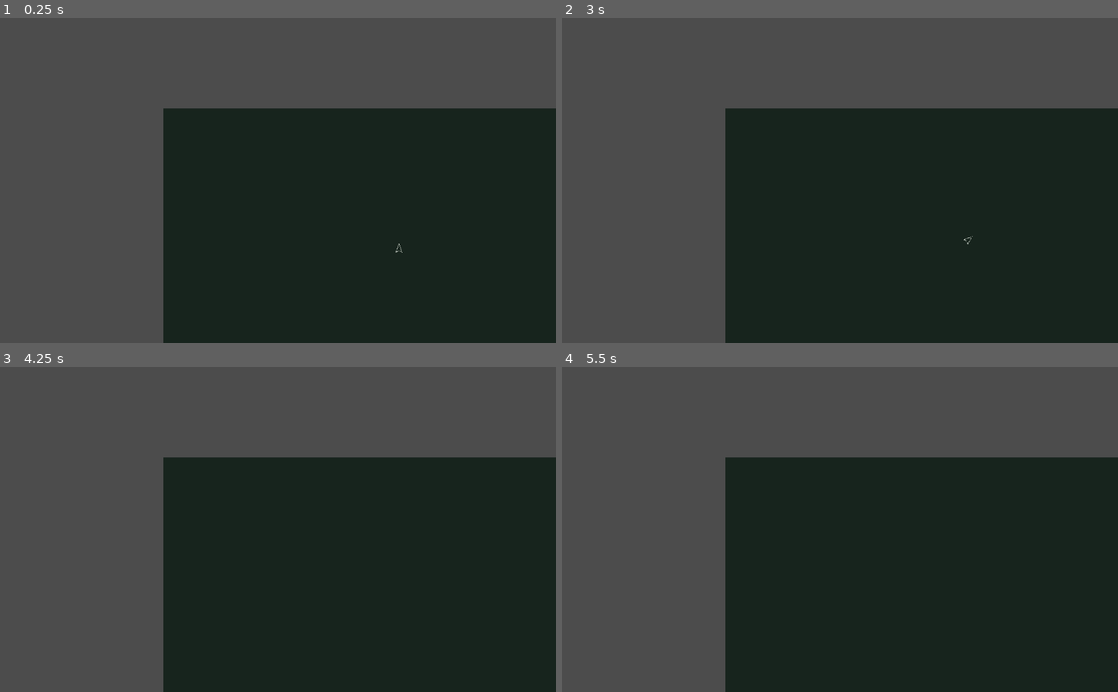
Above: before the commit, frames 1-4 (two rows, left to right).
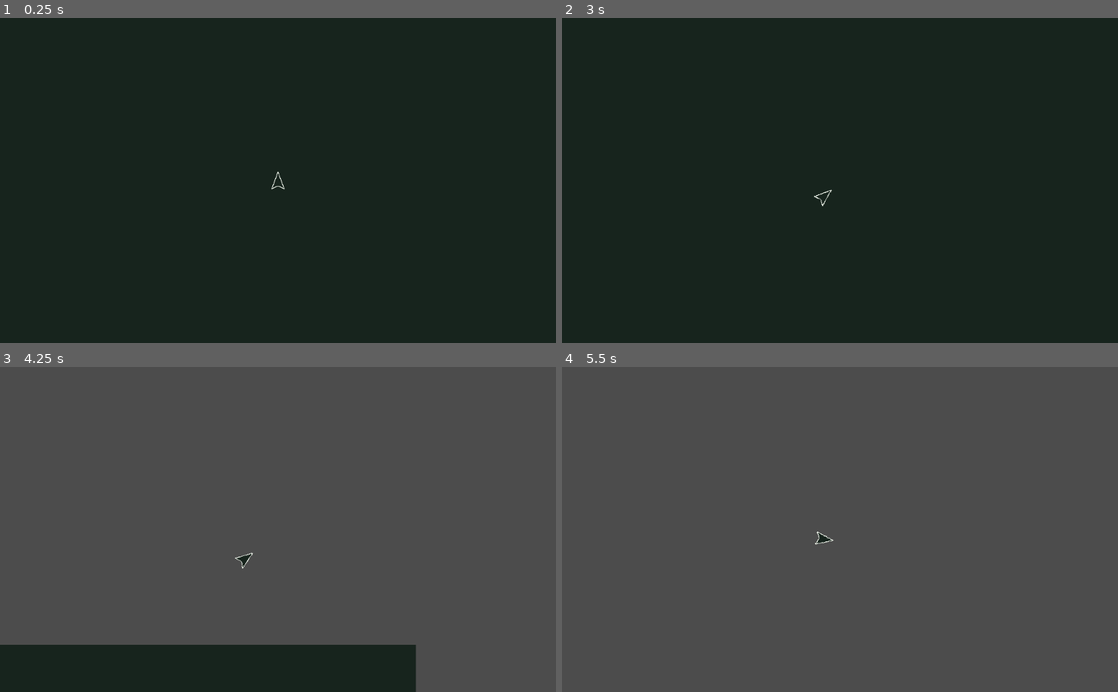
Above: after the commit, the same moments.

Repository: DeanBolte/gstroid
Game: Godot game, scene res://scenes/Sample1.tscn
Two runs of this game, one before a commit and one after it. Both use one fixed random seed, a clock stepped at 60 frames per second and the inputs below.
Inputs:
- Up to frame 1 (0.25 s): no input
- Up to frame 2 (3 s): tap Enter at 0.5 s; hold D (turn_right) 0.53-1.28 s; hold Down (look_down, bound only after the commit) 0.53-1.28 s; tap Left (look_left, bound only after the commit) at 0.8, 1.35 s; tap Space (boost) at 1.25 s; hold A (turn_left) 1.28-2.03 s; tap Right (look_right, bound only after the commit) at 1.55 s; hold D (turn_right) 2.03-2.78 s; hold Right (look_right, bound only after the commit) 2.03-2.78 s; tap Up (look_up, bound only after the commit) at 2.3, 2.85 s; hold W (accelerate) from 2.78 s (still down)
- Up to frame 3 (4.25 s): tap Down (look_down, bound only after the commit) at 3.05 s; release W (accelerate) at 3.53 s; hold A (turn_left) from 3.53 s (still down); hold Space (boost) from 3.53 s (still down); tap Left (look_left, bound only after the commit) at 3.8 s
- Up to frame 4 (5.5 s): keep holding A (turn_left); release Space (boost) at 4.28 s; tap S (decelerate) at 4.35 s; tap Right (look_right, bound only after the commit) at 4.55 s; hold Shift (match_velocity) from 5.03 s (still down); tap Up (look_up, bound only after the commit) at 5.3 s

The runs differ from the first frame. In frame 1, 49% of the frame differs, in the area x 0-100%, y 0-100%; in frame 2, 49%; in frame 3, 49%; in frame 4, 51%, in the area x 29-100%, y 27-100%.

Commit message:
added camera movement and player camera interactions

Diff:
--- /dev/null
+++ b/player/PlayerCamera.gd
@@ -0,0 +1,33 @@
+extends Camera2D
+
+export (NodePath) var POSITION_PATH
+export (NodePath) var PLAYER_PATH
+export var VELOCITY_MODIFIER = 0.1
+export var LOOK_DISTANCE = 250
+
+onready var TargetNode = get_node(POSITION_PATH)
+onready var PlayerNode = get_node(PLAYER_PATH)
+
+var target_position = Vector2.ZERO
+
+func _physics_process(delta):
+	# track current position
+	target_position = TargetNode.global_position
+
+	# take input
+	var hmove = Input.get_action_strength("look_right") - Input.get_action_strength("look_left")
+	var vmove = Input.get_action_strength("look_down") - Input.get_action_strength("look_up")
+
+	# player controlled camera viewing around the ship
+	# i want this to be controlled by an analogue thumbstick, would look a lot better with an analogue system
+	# would be possible to do this with acceleration and the digital directional pad
+	target_position.x += hmove * LOOK_DISTANCE
+	target_position.y += vmove * LOOK_DISTANCE
+
+	# player variables
+	target_position += PlayerNode.velocity * VELOCITY_MODIFIER
+	# camera vibration needs reworking, kinda headache inducing
+	#target_position += (randi() % 30) * PlayerNode.velocity / 1000
+
+	# update position
+	position = target_position
--- /dev/null
+++ b/player/PlayerCamera.tscn
@@ -0,0 +1,7 @@
+[gd_scene load_steps=2 format=2]
+
+[ext_resource path="res://player/PlayerCamera.gd" type="Script" id=1]
+
+[node name="PlayerCamera" type="Camera2D"]
+current = true
+script = ExtResource( 1 )
--- a/project.godot
+++ b/project.godot
@@ -79,6 +79,26 @@
 "events": [ Object(InputEventKey,"resource_local_to_scene":false,"resource_name":"","device":0,"alt":false,"shift":false,"control":false,"meta":false,"command":false,"pressed":false,"scancode":32,"unicode":0,"echo":false,"script":null)
  ]
 }
+look_left={
+"deadzone": 0.5,
+"events": [ Object(InputEventKey,"resource_local_to_scene":false,"resource_name":"","device":0,"alt":false,"shift":false,"control":false,"meta":false,"command":false,"pressed":false,"scancode":16777231,"unicode":0,"echo":false,"script":null)
+ ]
+}
+look_right={
+"deadzone": 0.5,
+"events": [ Object(InputEventKey,"resource_local_to_scene":false,"resource_name":"","device":0,"alt":false,"shift":false,"control":false,"meta":false,"command":false,"pressed":false,"scancode":16777233,"unicode":0,"echo":false,"script":null)
+ ]
+}
+look_up={
+"deadzone": 0.5,
+"events": [ Object(InputEventKey,"resource_local_to_scene":false,"resource_name":"","device":0,"alt":false,"shift":false,"control":false,"meta":false,"command":false,"pressed":false,"scancode":16777232,"unicode":0,"echo":false,"script":null)
+ ]
+}
+look_down={
+"deadzone": 0.5,
+"events": [ Object(InputEventKey,"resource_local_to_scene":false,"resource_name":"","device":0,"alt":false,"shift":false,"control":false,"meta":false,"command":false,"pressed":false,"scancode":16777234,"unicode":0,"echo":false,"script":null)
+ ]
+}
 
 [rendering]
 
--- a/scenes/Sample1.tscn
+++ b/scenes/Sample1.tscn
@@ -1,7 +1,8 @@
-[gd_scene load_steps=3 format=2]
+[gd_scene load_steps=4 format=2]
 
 [ext_resource path="res://assets/aseprite/background.png" type="Texture" id=1]
 [ext_resource path="res://player/Player.tscn" type="PackedScene" id=2]
+[ext_resource path="res://player/PlayerCamera.tscn" type="PackedScene" id=3]
 
 [node name="Sample1" type="Node2D"]
 
@@ -11,8 +12,15 @@
 region_enabled = true
 region_rect = Rect2( 0, 0, 1920, 1080 )
 
+[node name="Sprite" type="Sprite" parent="."]
+position = Vector2( 10.5946, -36.5222 )
+scale = Vector2( 0.337837, 177.564 )
+texture = ExtResource( 1 )
+
 [node name="Player" parent="." instance=ExtResource( 2 )]
 
-[node name="Camera2D" type="Camera2D" parent="."]
-current = true
-zoom = Vector2( 2, 2 )
+[node name="PlayerPosition" type="Position2D" parent="Player"]
+
+[node name="PlayerCamera" parent="." instance=ExtResource( 3 )]
+POSITION_PATH = NodePath("../Player/PlayerPosition")
+PLAYER_PATH = NodePath("../Player")
